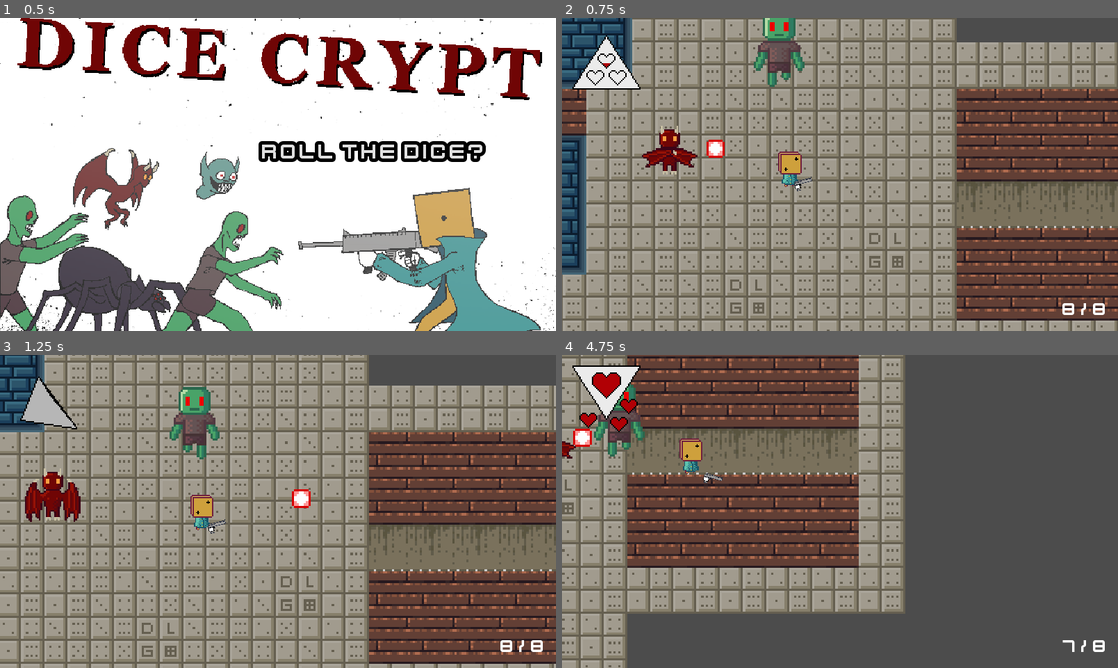
Above: before the commit, frames 1-4 (two rows, left to right).
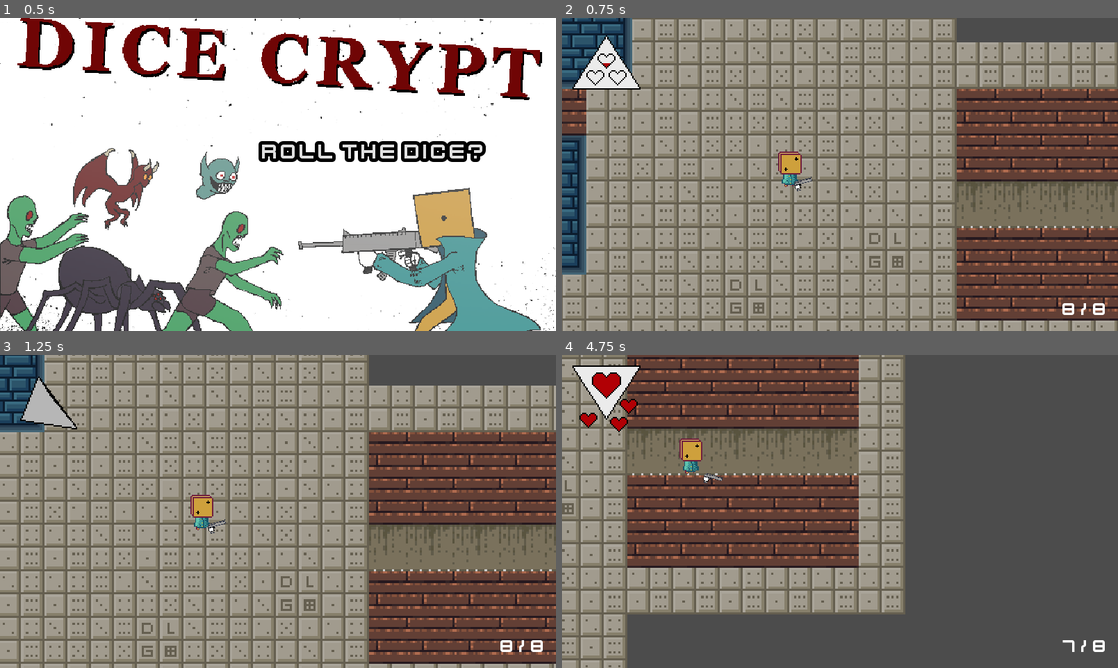
Above: after the commit, the same moments.

Repository: ygypt/gmtk2022
Game: Godot game, scene res://Menu.tscn
The game is run twice, just before and just after one commit, with the same random seed, the same clock (stepped at 60 frames per second) and the same inputs.
Inputs (mouse positions are in pixels of both pictures, inside the frame that each line leads up to):
- Up to frame 1 (0.5 s): no input
- Up to frame 2 (0.75 s): click "ROLL THE DICE?" at 0.5 s
- Up to frame 3 (1.25 s): no input
- Up to frame 4 (4.75 s): move the mouse to (962, 495) at 1.27 s; hold D (move_right) 1.28-2.03 s; tap Space (dodge) at 1.35, 3.6 s; move the mouse to (728, 527) at 2.02 s; hold S (move_down) 2.03-2.78 s; tap F (interact) at 2.1, 4.35 s; move the mouse to (895, 442) at 2.77 s; press the mouse at (895, 442) at 2.78 s; hold D (move_right) 2.78-3.53 s; move the mouse to (812, 574) at 3.52 s; release the mouse at (812, 574) at 3.53 s; hold W (move_up) 3.53-4.28 s; move the mouse to (1006, 558) at 4.27 s; hold A (move_left) from 4.28 s (still down)

Frame 1 is identical in both runs. In frame 2, 2.1% of the frame differs, in the area x 14-44%, y 0-50%; in frame 3, 2.5%; in frame 4, 2.8%, in the area x 0-62%, y 0-92%.
Error after the commit: Invalid set index 'position' (on base: 'PackedScene') with value of type 'Vector2'. (res://Spawners/EnemySpawner.gd:22)

Commit message:
push

Diff:
--- a/Characters/Imp/Imp.tscn
+++ b/Characters/Imp/Imp.tscn
@@ -58,7 +58,6 @@
 position = Vector2( 0, -16 )
 frames = SubResource( 4 )
 animation = "chase"
-frame = 1
 playing = true
 
 [node name="State" type="Node" parent="."]
--- a/Levels/TemplateLevel.tscn
+++ b/Levels/TemplateLevel.tscn
@@ -1,9 +1,8 @@
-[gd_scene load_steps=5 format=2]
+[gd_scene load_steps=4 format=2]
 
 [ext_resource path="res://Tiles/Tiles.tres" type="TileSet" id=1]
 [ext_resource path="res://Characters/Player/Player.tscn" type="PackedScene" id=2]
-[ext_resource path="res://Characters/Ghoul/Ghoul.tscn" type="PackedScene" id=3]
-[ext_resource path="res://Characters/Imp/Imp.tscn" type="PackedScene" id=4]
+[ext_resource path="res://Spawners/EnemySpawner.tscn" type="PackedScene" id=3]
 
 [node name="TemplateLevel" type="Node2D"]
 
@@ -21,11 +20,23 @@
 position = Vector2( 248, 102 )
 health = 100
 
-[node name="Ghoul" parent="." instance=ExtResource( 3 )]
-position = Vector2( 243, 55 )
-health = 20
-speed = 25
+[node name="EnemySpawner" parent="." instance=ExtResource( 3 )]
+position = Vector2( 70, 106 )
 
-[node name="Imp" parent="." instance=ExtResource( 4 )]
-position = Vector2( 196, 100 )
-health = 10
+[node name="EnemySpawner2" parent="." instance=ExtResource( 3 )]
+position = Vector2( 74, 41 )
+
+[node name="EnemySpawner3" parent="." instance=ExtResource( 3 )]
+position = Vector2( 117, 98 )
+
+[node name="EnemySpawner4" parent="." instance=ExtResource( 3 )]
+position = Vector2( 44, 82 )
+
+[node name="EnemySpawner5" parent="." instance=ExtResource( 3 )]
+position = Vector2( 118, 52 )
+
+[node name="EnemySpawner6" parent="." instance=ExtResource( 3 )]
+position = Vector2( 81, 82 )
+
+[node name="EnemySpawner7" parent="." instance=ExtResource( 3 )]
+position = Vector2( 39, 48 )
--- /dev/null
+++ b/Spawners/EnemySpawner.gd
@@ -0,0 +1,34 @@
+extends Node2D
+
+var ghoul = preload("res://Characters/Ghoul/Ghoul.tscn")
+var imp = preload("res://Characters/Ghoul/Ghoul.tscn")
+
+var spawn
+var game
+var coef_hp
+
+func _ready():
+	$Sprite.visible = false
+
+	randomize()
+	if rand_range(0, 1) > 0.5:
+		spawn = ghoul
+	else:
+		spawn = imp
+	spawn()
+
+func spawn():
+	spawn.instance()
+	spawn.position = position
+	spawn.hp += .01 * coef_hp
+	get_parent().add_child(spawn)
+	$Timer.start()
+
+	randomize()
+	coef_hp += ceil(rand_range(1, 6))
+
+
+func _process(delta):
+	if $Timer.is_stopped():
+		spawn()
+	pass
--- /dev/null
+++ b/Spawners/EnemySpawner.tscn
@@ -0,0 +1,16 @@
+[gd_scene load_steps=3 format=2]
+
+[ext_resource path="res://Spawners/EnemySpawner.gd" type="Script" id=1]
+[ext_resource path="res://Art_Assets/Spr_d20icon.png" type="Texture" id=2]
+
+[node name="EnemySpawner" type="Node2D"]
+script = ExtResource( 1 )
+
+[node name="Timer" type="Timer" parent="."]
+wait_time = 20.0
+one_shot = true
+
+[node name="Sprite" type="Sprite" parent="."]
+position = Vector2( 0, -14 )
+scale = Vector2( 0.5, 0.5 )
+texture = ExtResource( 2 )
